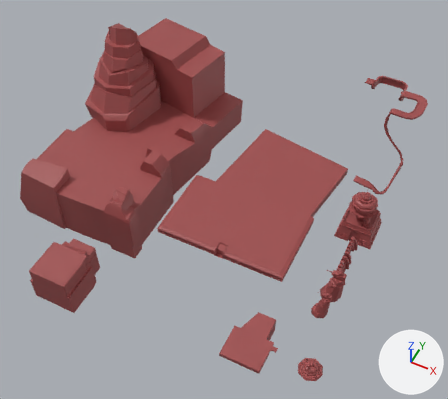
Renders of the FBX model 2221 scene objects and textures/background_low.fbx from each side of a commit.
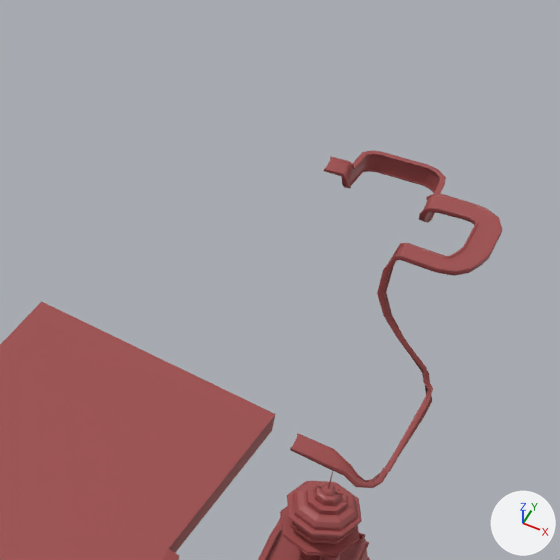
Old and new are each drawn whole from a camera (50 mm lens) standing at (-0.199, -0.514, 1.104) and looking at (-0.638, 0.365, 0.005) and again close up on the part from 56% to 100% of the width and 6% to 55% of the height. Arrows for +X, +Y and +Z are at lower right; the lights stay in place. Where no turn or scale is listed for an object, it has been applied to the vertices. Vertices at the same position are counted once.

In view in the first close-up: 'background_low'.
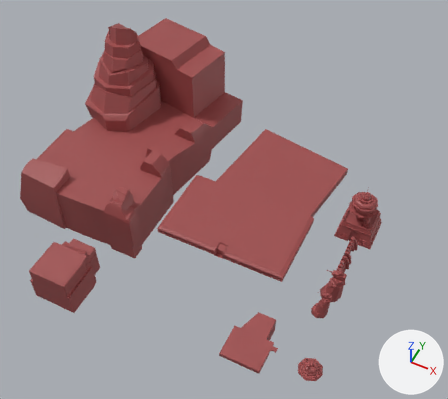
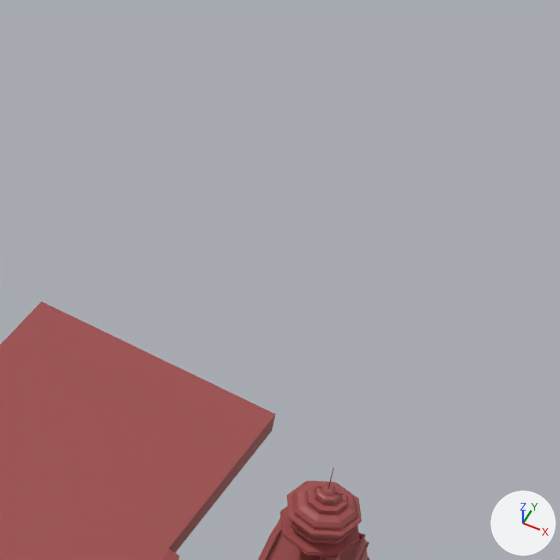
Where the newer file only moved an object's origin or applied its transform, the numbers keep the older frame.

Edits to the bpy script that builds the scene:
```text
Change me_mesh:
    where me_mesh.from_pydata(...)  # 8046 vertices, 8012 faces; spans x -0.438..0.438, y -0.4..0.4, z -0.185..0.185
    used by ob_background_low; location = (-0.7091, 0.3906, 0.0532)
    me_mesh part 1: the loose piece of 752 vertices spanning x 0.269..0.428, y 0.144..0.4, z -0.057..0.117 is deleted
```

What differs and where, as boxes [x1, y1, x2, y2] in the close-ups (560 x 560 px):
'background_low', reshaped: before [0, 150, 502, 560]; after [0, 301, 370, 560]
part 1 of me_mesh, deleted (brown): before [290, 150, 502, 488]
